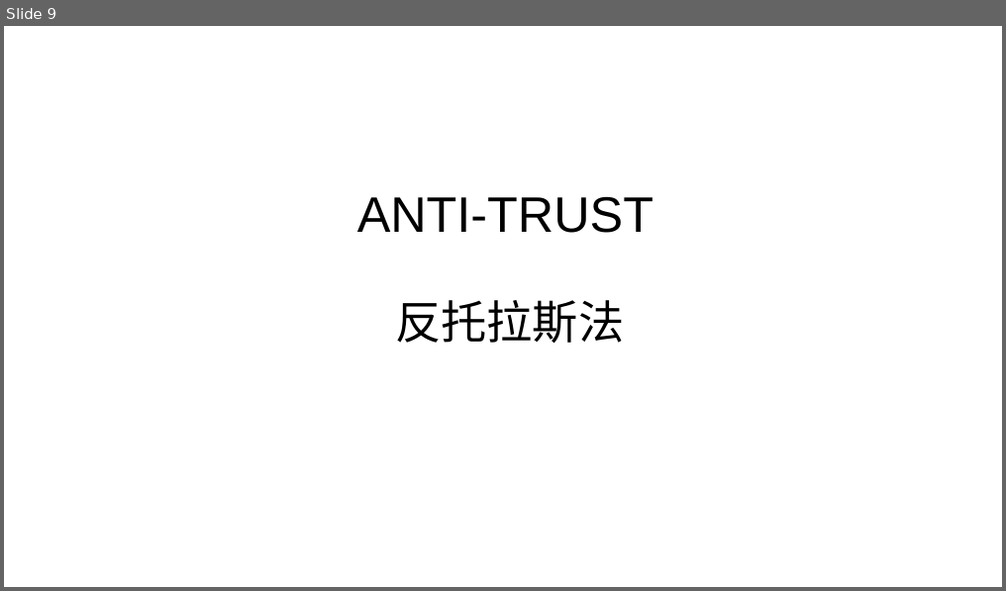
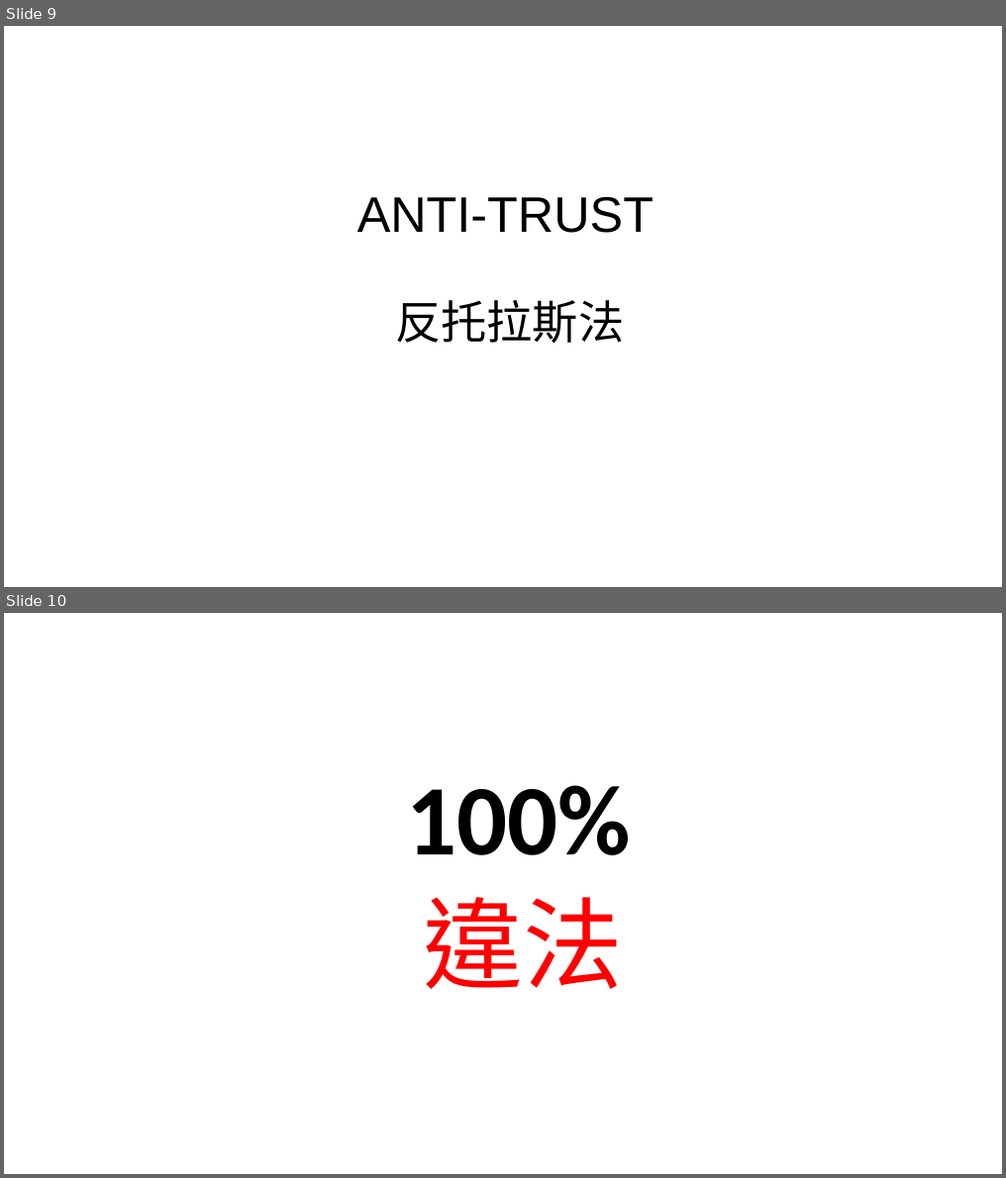
Before and after one commit to Jameswilson7788/school, a slide deck: 政府產業政策簡報.pptx. Shown one above the other, each under a label of ours: slide 9 before the commit, slides 9 and 10 after it. The pictures are 1006x591 and 1006x1178 pixels, drawn with LibreOffice and Linux fonts; fonts in the diff are those of the drawing. Boxes give left, top, right and bottom in pixels: in the first picture for what was removed or moved away, otherwise in the second. Text is boxed around its words. In the diff, an @@ line names an element or a change of style, - is before the commit and + after.

```diff
--- a/政府產業政策簡報.pptx
+++ b/政府產業政策簡報.pptx
@@ slide 10 added at (4,613,1002,1174), background #FFFFFF @@
@@ title added at (406,785,631,856), 96 pt, text #000000, bold @@
+100%
@@ text added at (423,897,623,989), 96 pt, text #FF0000 @@
+違法
```
Also in this commit, not shown: 1 slide changed, 5 other slides added.
